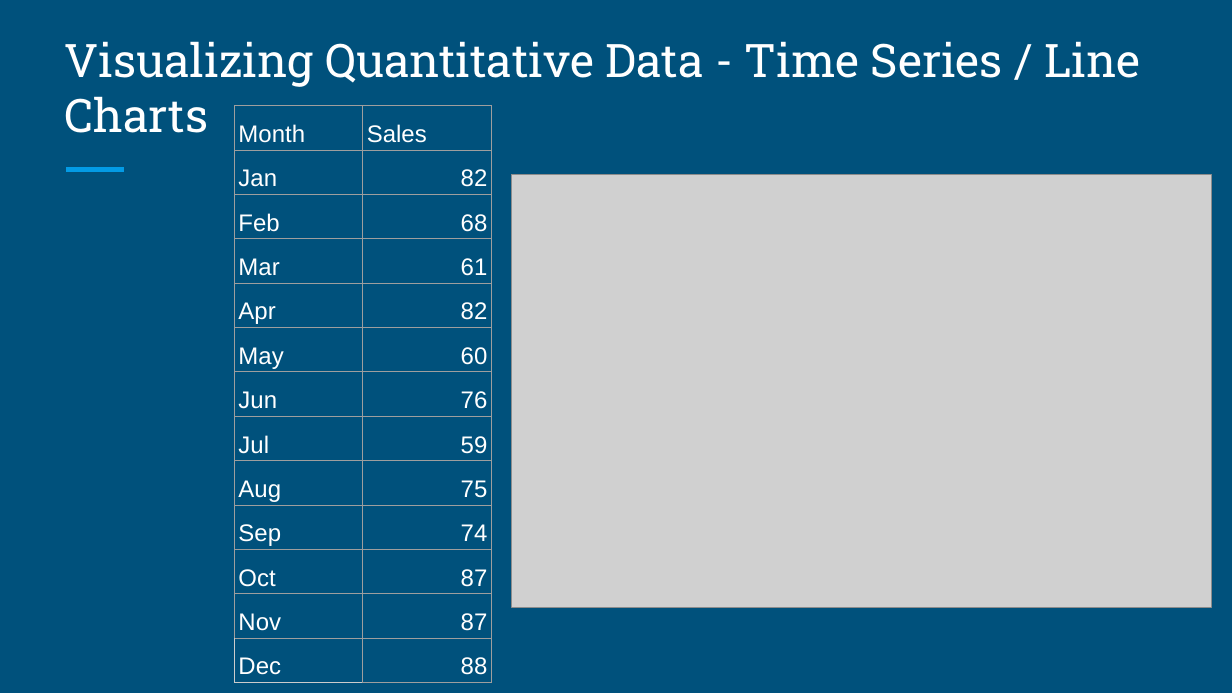
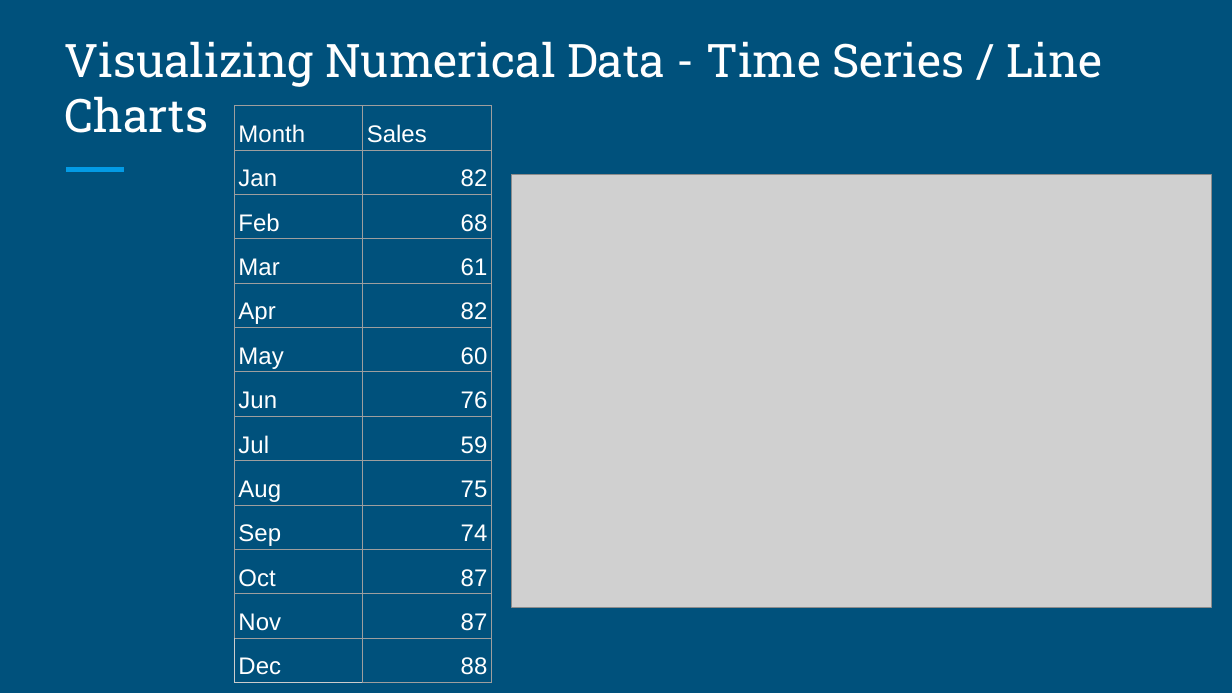
Before and after one commit to rjwrobel86/Python4Statistics, a slide deck: slide 22 of Stuff For Class/Slides/Organizing & Visualizing Data.pptx (slide 26 before the commit). Drawn at 1232x693 pixels with LibreOffice and Linux fonts; fonts in the diff are those of the drawing; grey boxes stand for pictures. Boxes give left, top, right and bottom in pixels: in the first picture for what was removed or moved away, otherwise in the second. Text is boxed around its words. In the diff, an @@ line names an element or a change of style, - is before the commit and + after.

```diff
--- a/Stuff For Class/Slides/Organizing & Visualizing Data.pptx
+++ b/Stuff For Class/Slides/Organizing & Visualizing Data.pptx
@@ title at box(65, 41, 1102, 133): text changed @@
-Visualizing Quantitative Data - Time Series / Line Charts
+Visualizing Numerical Data - Time Series / Line Charts
```
Also in this commit, not shown: 9 other slides changed, 8 slides added, 32 other files.
